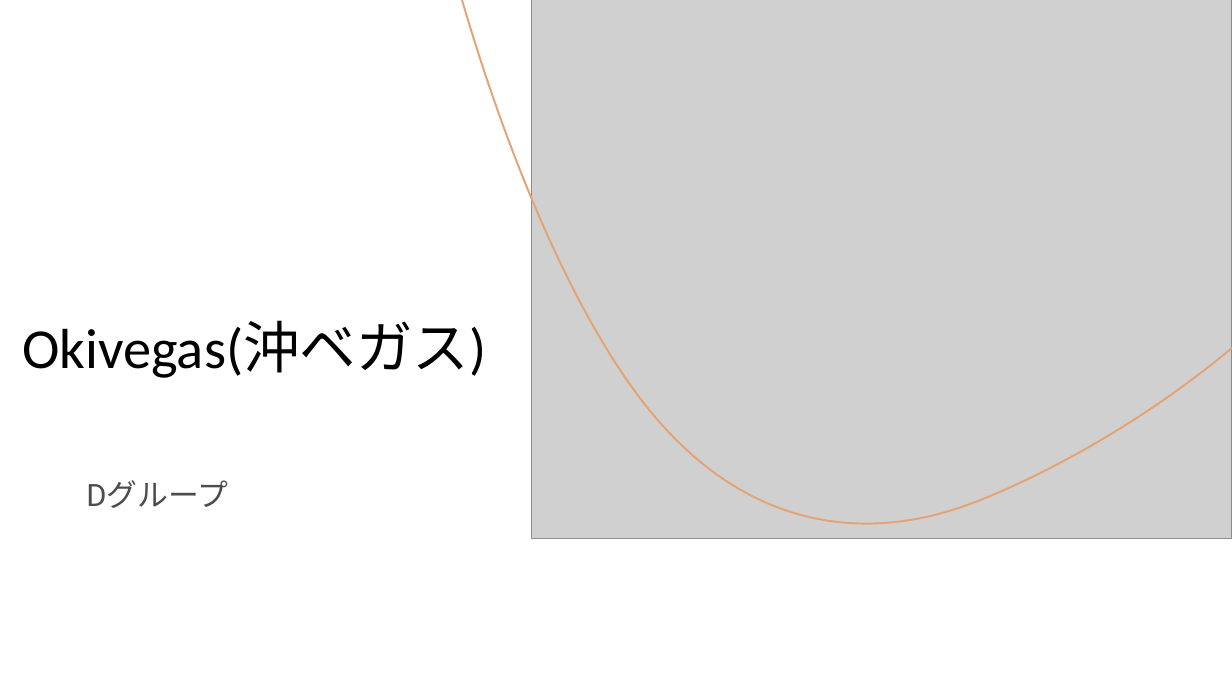
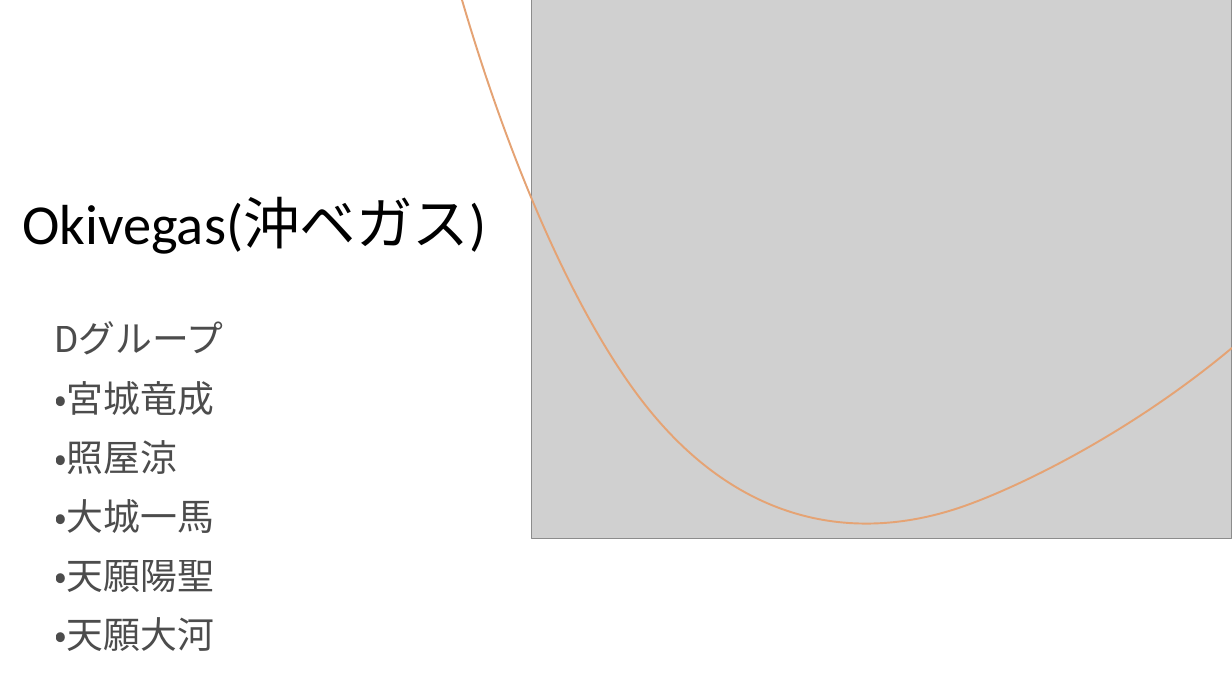
Before and after one commit to miyagiryusei/Excel, a slide deck: slide 1 of 発表資料.pptx. Drawn at 1232x693 pixels with LibreOffice and Linux fonts; fonts in the diff are those of the drawing; grey boxes stand for pictures. Boxes give left, top, right and bottom in pixels: in the first picture for what was removed or moved away, otherwise in the second. Text is boxed around its words. In the diff, an @@ line names an element or a change of style, - is before the commit and + after.

Commit message:
発表資料修正

```diff
--- a/発表資料.pptx
+++ b/発表資料.pptx
@@ title "Okivegas(沖ベガス)": place and size @@
-title "Okivegas(沖ベガス)" at bbox=[22, 320, 486, 378]
+title "Okivegas(沖ベガス)" at bbox=[22, 197, 486, 254]
@@ subtitle "Dグループ": place and size @@
-subtitle "Dグループ" at bbox=[86, 480, 228, 508]
+subtitle "Dグループ" at bbox=[54, 321, 223, 651]
@@ subtitle at bbox=[54, 321, 223, 355]: size 24 to 28.7 pt in "Dグループ"; line spacing 1.25 to 1.05 @@
@@ subtitle at bbox=[54, 381, 214, 651]: paragraphs added @@
+・宮城竜成
+・照屋涼
+・大城一馬
+・天願陽聖
+・天願大河
```
